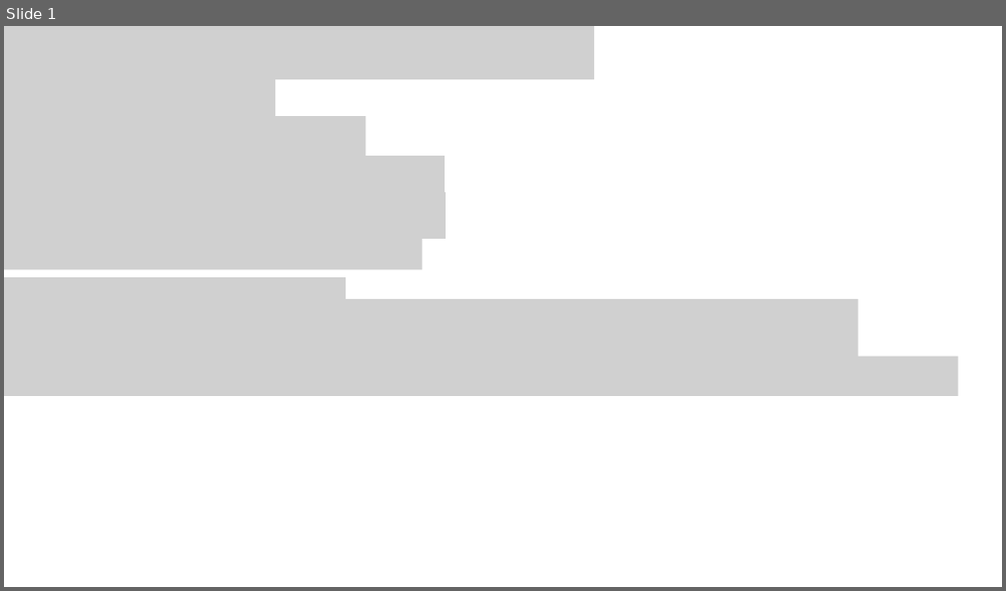
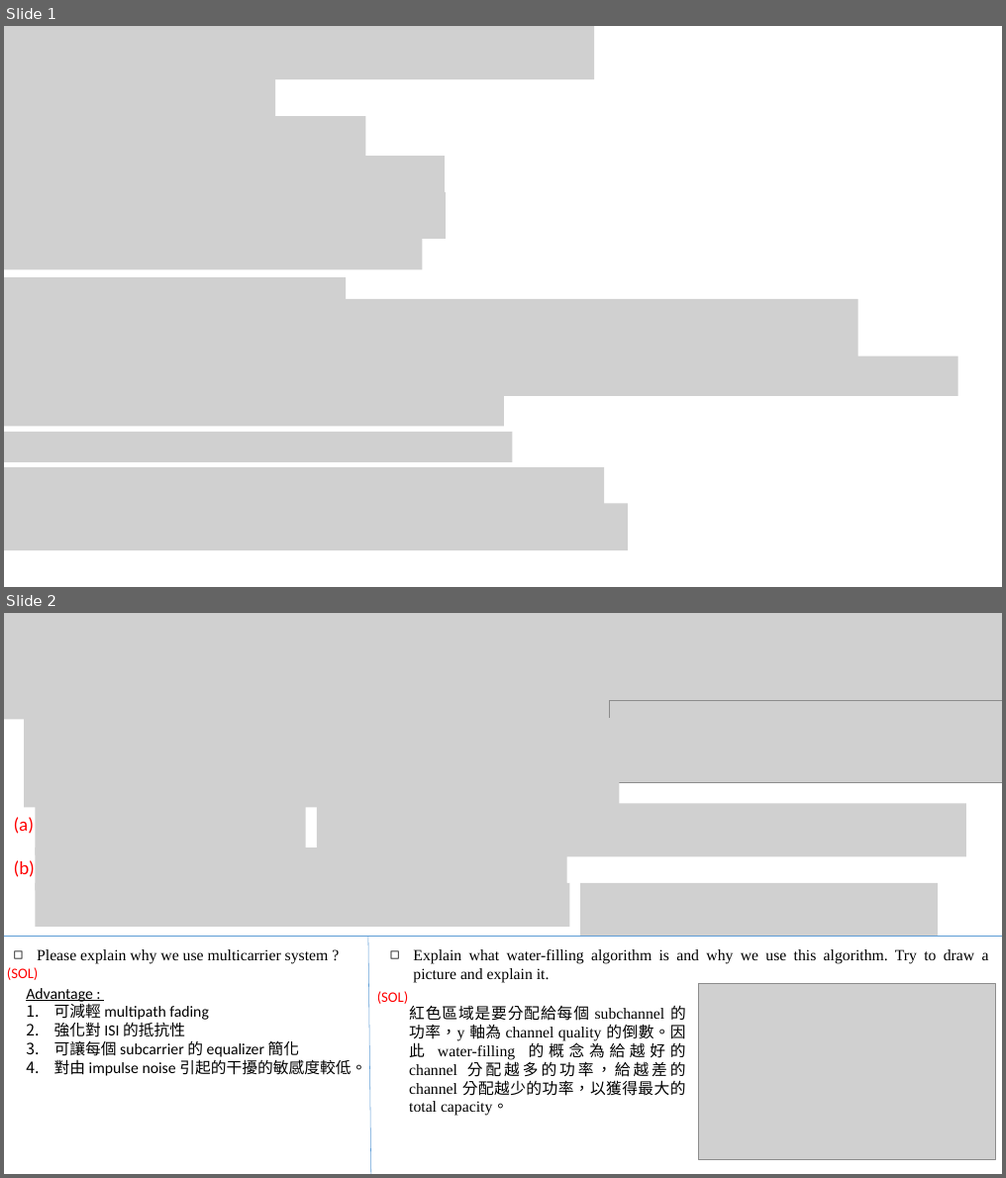
Before and after one commit to chris-nthu/communication, a slide deck: communication_theory/FINAL/FINAL大抄.pptx. Shown one above the other, each under a label of ours: slide 1 before the commit, slides 1 and 2 after it. The pictures are 1006x591 and 1006x1178 pixels, drawn with LibreOffice and Linux fonts; fonts in the diff are those of the drawing; grey boxes stand for pictures. Boxes give left, top, right and bottom in pixels: in the first picture for what was removed or moved away, otherwise in the second. Text is boxed around its words. In the diff, an @@ line names an element or a change of style, - is before the commit and + after.

```diff
--- a/communication_theory/FINAL/FINAL大抄.pptx
+++ b/communication_theory/FINAL/FINAL大抄.pptx
@@ slide 2 added at (4,613,1002,1174), background #FFFFFF @@
@@ picture added at (4,613,1002,719) @@
@@ picture added at (609,701,1002,783) @@
@@ picture added at (24,719,620,766) @@
@@ picture added at (24,759,620,808) @@
@@ text added at (14,817,34,834), 18 pt, text #FF0000 @@
+(a)
@@ picture added at (36,802,306,855) @@
@@ picture added at (317,804,966,858) @@
@@ picture added at (36,848,567,891) @@
@@ text added at (14,861,35,877), 18 pt, text #FF0000 @@
+(b)
@@ picture added at (36,883,570,927) @@
@@ picture added at (580,883,938,937) @@
@@ line added from (4, 937) to (1002, 937), #5B9BD5 0.5 pt @@
@@ line added from (368, 937) to (371, 1174), #5B9BD5 0.5 pt @@
@@ text added at (7,967,39,980), 14 pt, text #FF0000 @@
+(SOL)
@@ text added at (37,950,329,963), 15 pt, text #000000 @@
+◻ Please explain why we use multicarrier system ?
@@ text added at (413,950,989,982), 15 pt, text #000000 @@
+◻ Explain what water-filling algorithm is and why we use this algorithm. Try to draw a picture and explain it.
@@ text added at (26,988,366,1076), 15 pt, text #000000 @@
+Advantage :
+1. 可減輕 multipath fading
+2. 強化對 ISI 的抵抗性
+3. 可讓每個 subcarrier 的 equalizer 簡化
+4. 對由 impulse noise 引起的干擾的敏感度較低。
@@ text added at (377,991,409,1004), 14 pt, text #FF0000 @@
+(SOL)
@@ picture added at (698,983,995,1159) @@
@@ text added at (409,1006,686,1116), 15 pt, text #000000 @@
+紅色區域是要分配給每個 subchannel 的功率，y 軸為 channel quality 的倒數。因此 water-filling 的概念為給越好的 channel 分配越多的功率，給越差的 channel 分配越少的功率，以獲得最大的 total capacity。
@@ slide 1 changed as well @@
@@ picture added at (4,396,504,426) @@
@@ picture added at (4,432,512,463) @@
@@ picture added at (4,468,604,512) @@
@@ picture added at (4,503,628,551) @@
```
Also in this commit, not shown: 2 other slides changed, 3 other slides added.
